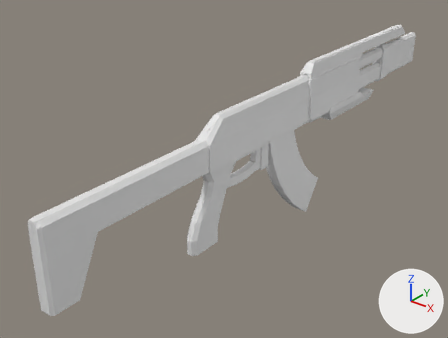
A saved change to the Blender file ProtoRifle.blend.
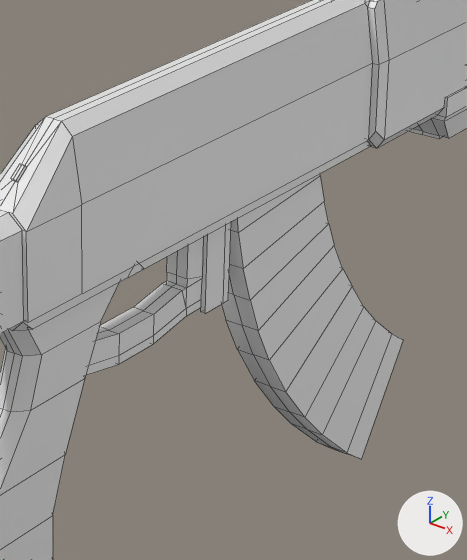
Old and new are each drawn whole from a 50 mm lens placed at (14.0, -18.1, 9.4), pointed at (-1.9, 1.8, -3.0) and again close up on the part from 45% to 75% of the width and 24% to 71% of the height. The axes (+X, +Y, +Z) are drawn at lower right. The lights are the same throughout. The close-ups show mesh edges as thin lines.

The first close-up shows 'Body', 'Mag'.
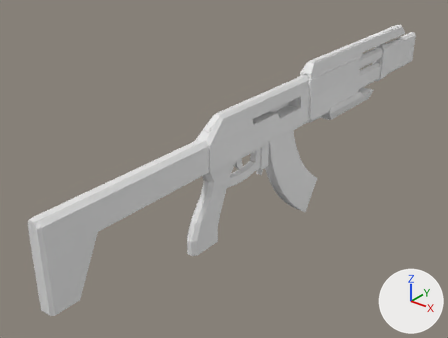
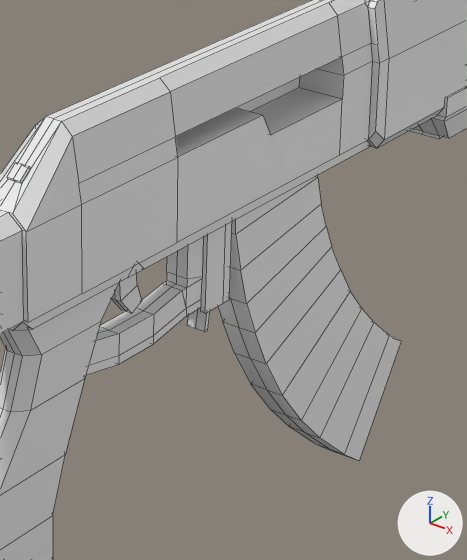
What differs and where, as boxes (x1, y1, x2, y2) in the close-ups (467 x 560 px):
'Body', reshaped, modifiers changed: (0, 0, 467, 560) in both
'Mag', reshaped, modifiers changed: before (222, 174, 403, 459); after (218, 175, 401, 461)
'Trigger', added: after (112, 273, 142, 313)
'Switch', added: after (187, 308, 210, 332)
part 1 of me_cube, added: after (0, 0, 422, 415)

What changed in the scene script:
```text
Change me_cube:
    used by ob_body; location = (0.0, 0.0, 0.0)
    remove me_cube.from_pydata(...)  # 274 vertices, 195 faces; spans x 0.0..0.5, y -9.5..15.2, z -4.4..1.5
    add me_cube.from_pydata(...)  # 499 vertices, 409 faces; spans x -0.5..0.5, y -9.5..15.2, z -4.4..1.5
    me_cube part 1: 225 vertices added at x -0.5..0.5, y -9.5..15.2, z -4.4..1.5
Change me_cube_004:
    used by ob_mag; location = (0.0, 0.0, 0.0)
    remove me_cube_004.from_pydata(...)  # 56 vertices, 41 faces; spans x -0.25..0.0, y 2.18..6.6, z -6.14..-0.49
    add me_cube_004.from_pydata(...)  # 84 vertices, 82 faces; spans x -0.25..0.25, y 2.18..6.55, z -6.14..-0.49
    me_cube_004 part 2
    54 vertices are removed from x -0.25..0.0, y 2.18..6.6, z -6.14..-0.49
    41 faces are deleted
    29 vertices are added at x -0.25..0.19, y 2.18..6.55, z -6.14..-0.49
    24 new vertices lie (0.25, 0.0, 0.0) away from vertices in x -0.25..0.0, y 2.18..6.55, z -6.14..-0.49
    23 new vertices lie (0.25, 0.0, 0.0) away from vertices in x 0.0, y 2.18..6.55, z -6.14..-0.49
    6 new vertices lie (0.0, 0.0, 0.48) away from vertices in x -0.19..0.19, y 2.25..3.95, z -0.97
    38 new faces join them
    44 new faces join them, smooth
Add me_cube_003:
    me_cube_003.from_pydata([(0.133, 1.783, -2.633), (0.133, 1.943, -1.596), (0.133, 1.855, -2.644), (0.133, 2.015, -1.607), (0.0, 1.855, -2.644), (0.0, 2.015, -1.607), (0.0, 1.783, -2.633), (0.0, 1.943, -1.596), (-0.133, 1.783, -2.633), (-0.133, 1.943, -1.596), (-0.133, 1.855, -2.644), (-0.133, 2.015, -1.607)], [], [(4, 5, 3, 2), (2, 3, 1, 0), (4, 2, 0, 6), (3, 5, 7, 1), (0, 1, 7, 6), (4, 10, 11, 5), (10, 8, 9, 11), (4, 6, 8, 10), (11, 9, 7, 5), (8, 6, 7, 9)])
Add me_cube_001:
    me_cube_001.from_pydata(...)  # 24 vertices, 22 faces; spans x -0.078..0.078, y 0.098..0.544, z -1.851..-0.963
Change ob_body:
    remove _m = ob_body.modifiers.new('Mirror', 'MIRROR')
    remove _m.use_clip = True
Change ob_mag:
    remove _m = ob_mag.modifiers.new('Mirror', 'MIRROR')
    remove _m.use_clip = True
Add ob_switch:
    ob_switch = bpy.data.objects.new('Switch', me_cube_003)
    ob_switch.location = (0.0, 0.0, 0.0)
Add ob_trigger:
    ob_trigger = bpy.data.objects.new('Trigger', me_cube_001)
    ob_trigger.location = (0.0, 0.0, 0.0)
```
